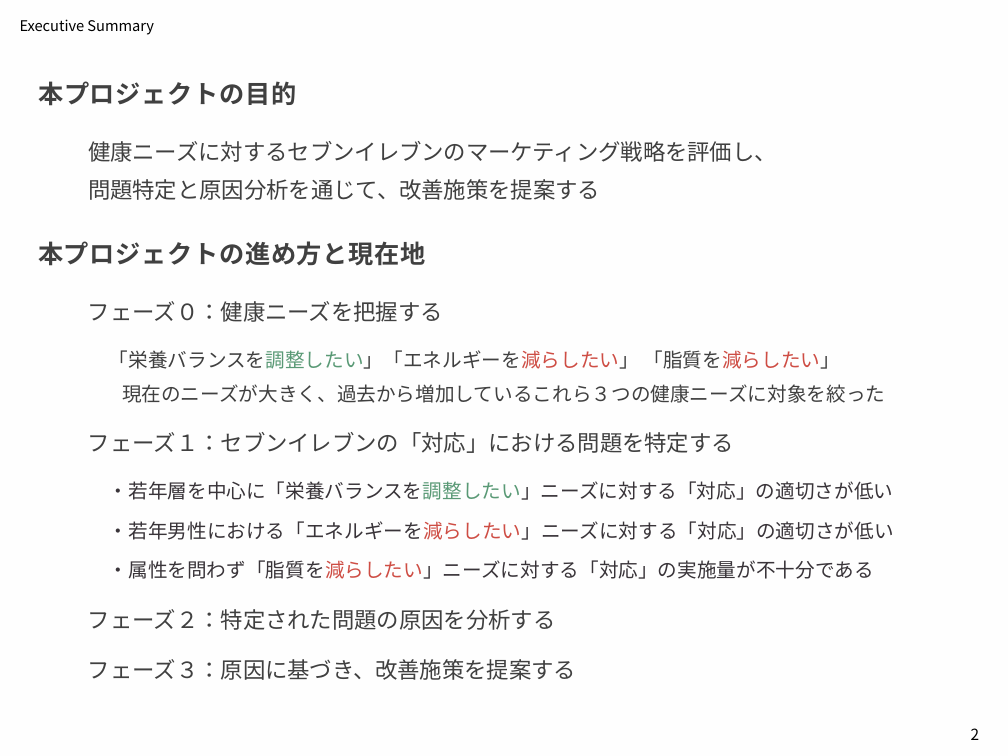
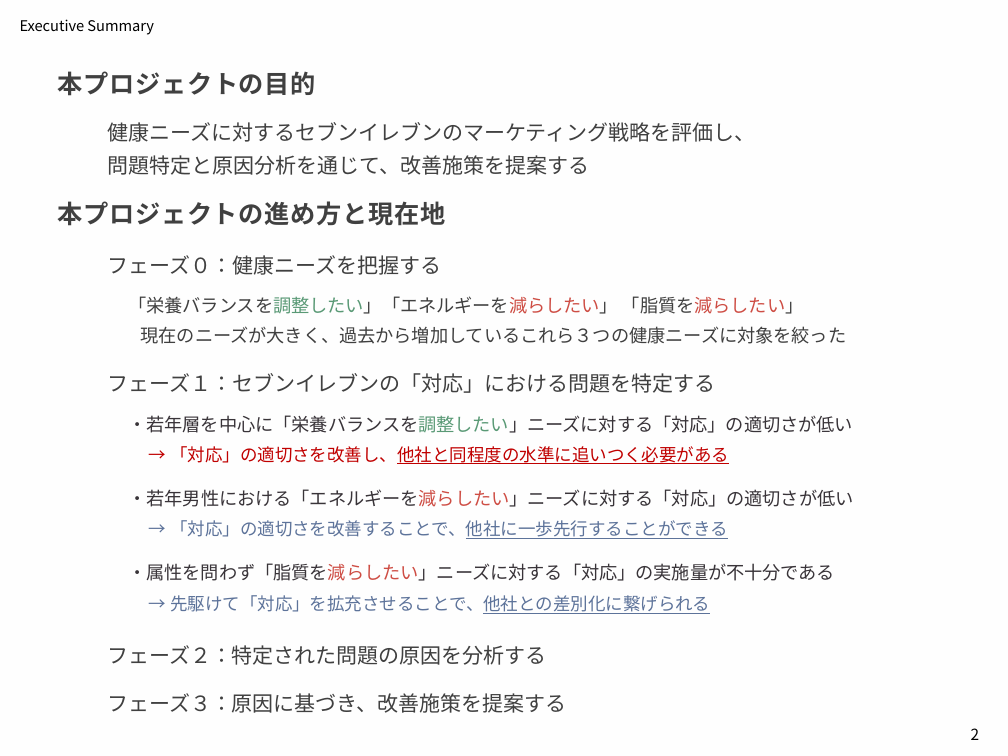
Before and after one commit to aoiseki0415/Accenture_CEO, a slide deck: slide 2 of 提出物一覧/アクセンチュア_中間発表.pptx. Drawn at 1008x756 pixels with LibreOffice and Linux fonts; fonts in the diff are those of the drawing. Boxes give left, top, right and bottom in pixels: in the first picture for what was removed or moved away, otherwise in the second. Text is boxed around its words. In the diff, an @@ line names an element or a change of style, - is before the commit and + after.

Commit message:
up

```diff
--- a/提出物一覧/アクセンチュア_中間発表.pptx
+++ b/提出物一覧/アクセンチュア_中間発表.pptx
@@ text "本プロジェクトの目的": place and size @@
-text "本プロジェクトの目的" at (38,81,296,106)
+text "本プロジェクトの目的" at (58,71,316,96)
@@ text "健康ニーズに対するセブンイレブンのマーケティング戦略を評価し、問題特定と原因分析を通じて、改善施策を提案する": place and size @@
-text "健康ニーズに対するセブンイレブンのマーケティング戦略を評価し、問題特定と原因分析を通じて、改善施策を提案する" at (88,141,777,200)
+text "健康ニーズに対するセブンイレブンのマーケティング戦略を評価し、問題特定と原因分析を通じて、改善施策を提案する" at (107,122,755,175)
@@ text "健康ニーズに対するセブンイレブンのマーケティング戦略を評価し、問題特定と原因分析を通じて、改善施策を提案する" at (107,122,755,175): size 16 to 15 pt; line spacing 26.8pt to 23.8pt @@
@@ text "本プロジェクトの進め方と現在地": place and size @@
-text "本プロジェクトの進め方と現在地" at (38,241,426,266)
+text "本プロジェクトの進め方と現在地" at (58,201,446,226)
@@ text "フェーズ０：健康ニーズを把握する": place and size @@
-text "フェーズ０：健康ニーズを把握する" at (88,301,443,322)
+text "フェーズ０：健康ニーズを把握する" at (107,255,441,275)
@@ text "「栄養バランスを調整したい」「エネルギーを減らしたい」 「脂質を減らしたい」 現在のニーズが大きく、過去から増加している ...": place and size @@
-text "「栄養バランスを調整したい」「エネルギーを減らしたい」 「脂質を減らしたい」 現在のニーズが大きく、過去から増加している ..." at (109,350,885,403)
+text "「栄養バランスを調整したい」「エネルギーを減らしたい」 「脂質を減らしたい」 現在のニーズが大きく、過去から増加している ..." at (128,296,847,344)
@@ text "「栄養バランスを調整したい」「エネルギーを減らしたい」 「脂質を減らしたい」 現在のニーズが大きく、過去から増加している ..." at (128,296,847,344): size 14 to 13 pt; line spacing 24.8pt to 21.8pt @@
@@ size 16 to 15 pt in 4 elements at (107,693,566,713), (107,645,547,665), (107,255,441,275), (107,373,715,393) @@
@@ text "フェーズ１：セブンイレブンの「対応」における問題を特定する": place and size @@
-text "フェーズ１：セブンイレブンの「対応」における問題を特定する" at (88,432,734,453)
+text "フェーズ１：セブンイレブンの「対応」における問題を特定する" at (107,373,715,393)
@@ size 14 to 13 pt in 3 elements at (128,563,835,581), (128,489,853,507), (128,415,853,433) @@
@@ text "・若年層を中心に「栄養バランスを調整したい」ニーズに対する「対応」の適切さが低い": place and size @@
-text "・若年層を中心に「栄養バランスを調整したい」ニーズに対する「対応」の適切さが低い" at (109,481,893,500)
+text "・若年層を中心に「栄養バランスを調整したい」ニーズに対する「対応」の適切さが低い" at (128,415,853,433)
@@ text added at (170,446,729,464), 12.5 pt, text #C00000, underline @@
+→ 「対応」の適切さを改善し、他社と同程度の水準に追いつく必要がある
@@ text "・若年男性における「エネルギーを減らしたい」ニーズに対する「対応」の適切さが低い": place and size @@
-text "・若年男性における「エネルギーを減らしたい」ニーズに対する「対応」の適切さが低い" at (109,521,894,540)
+text "・若年男性における「エネルギーを減らしたい」ニーズに対する「対応」の適切さが低い" at (128,489,853,507)
@@ text added at (170,520,728,539), 12.5 pt, text #5D739A @@
+→ 「対応」の適切さを改善することで、他社に一歩先行することができる
@@ text "・属性を問わず「脂質を減らしたい」ニーズに対する「対応」の実施量が不十分である": place and size @@
-text "・属性を問わず「脂質を減らしたい」ニーズに対する「対応」の実施量が不十分である" at (109,560,874,579)
+text "・属性を問わず「脂質を減らしたい」ニーズに対する「対応」の実施量が不十分である" at (128,563,835,581)
@@ text added at (170,595,710,614), 12.5 pt, text #5D739A @@
+→ 先駆けて「対応」を拡充させることで、他社との差別化に繋げられる
@@ text "フェーズ２：特定された問題の原因を分析する": place and size @@
-text "フェーズ２：特定された問題の原因を分析する" at (88,609,556,630)
+text "フェーズ２：特定された問題の原因を分析する" at (107,645,547,665)
@@ text "フェーズ３：原因に基づき、改善施策を提案する": place and size @@
-text "フェーズ３：原因に基づき、改善施策を提案する" at (88,659,576,680)
+text "フェーズ３：原因に基づき、改善施策を提案する" at (107,693,566,713)
```
Also in this commit, not shown: 8 other slides changed, 1 slide added, 2 slides removed.
